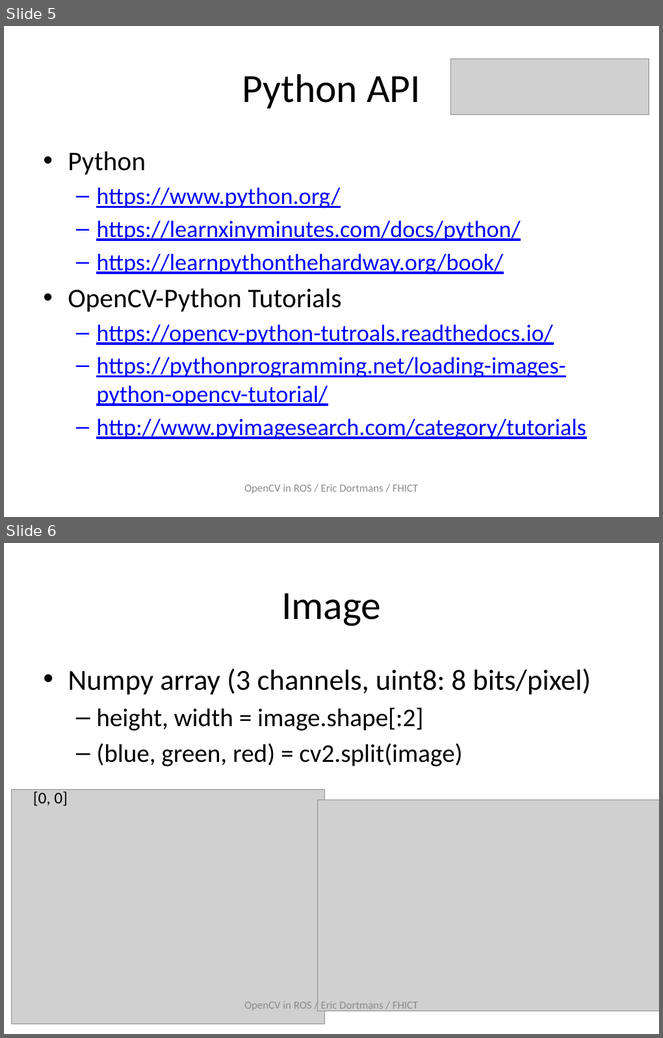
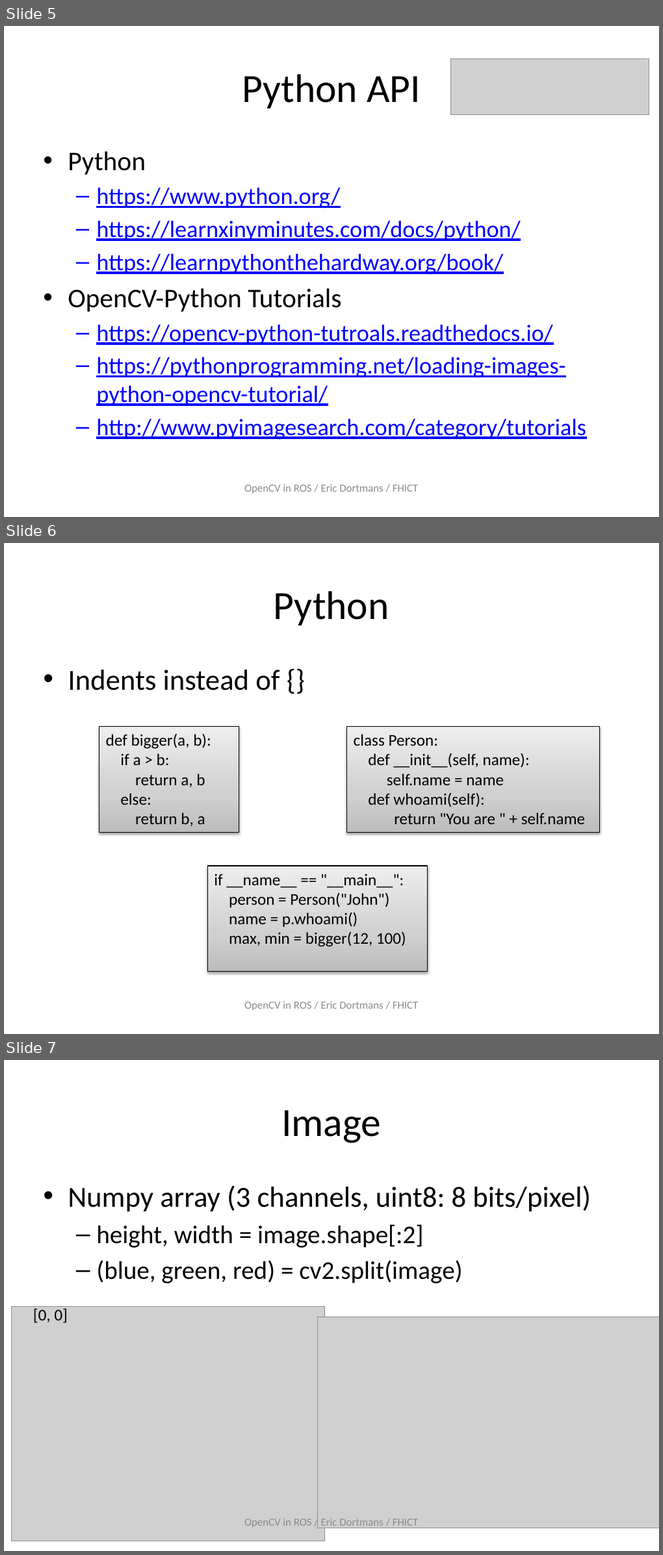
Before and after one commit to dortmans/ros_opencv, a slide deck: doc/ROS_OpenCV.pptx. Shown one above the other, each under a label of ours: slides 5 and 6 before the commit, slides 5, 6 and 7 after it. The pictures are 663x1038 and 663x1555 pixels, drawn with LibreOffice and Linux fonts; fonts in the diff are those of the drawing; grey boxes stand for pictures. Boxes give left, top, right and bottom in pixels: in the first picture for what was removed or moved away, otherwise in the second. Text is boxed around its words. In the diff, an @@ line names an element or a change of style, - is before the commit and + after.

```diff
--- a/doc/ROS_OpenCV.pptx
+++ b/doc/ROS_OpenCV.pptx
@@ slide 6 added at (4, 543, 659, 1034), background #FFFFFF @@
@@ title added at (274, 591, 389, 626), 44 pt, text #000000 @@
+Python
@@ text added at (68, 670, 280, 691), 32 pt, text #000000 @@
+• Indents instead of {}
@@ rectangle added at (100, 726, 239, 833), fill gradient #BDBDBD to #D1D1D1 to #EEEEEE, outline #000000 0.75 pt, 18 pt, text #000000 @@
+def bigger(a, b):
+if a > b:
+return a, b
+else:
+return b, a
@@ rectangle added at (347, 726, 600, 833), fill gradient #BDBDBD to #D1D1D1 to #EEEEEE, outline #000000 0.75 pt, 18 pt, text #000000 @@
+class Person:
+def __init__(self, name):
+self.name = name
+def whoami(self):
+return "You are " + self.name
@@ rectangle added at (207, 866, 427, 972), fill gradient #BDBDBD to #D1D1D1 to #EEEEEE, outline #000000 0.75 pt, 18 pt, text #000000 @@
+if __name__ == "__main__":
+person = Person("John")
+name = p.whoami()
+max, min = bigger(12, 100)
@@ text added at (244, 1001, 419, 1011), 12 pt, text #8C8C8C @@
+OpenCV in ROS / Eric Dortmans / FHICT
@@ what was slide 6 is now slide 7 @@
```
Also in this commit, not shown: 7 slides changed, 1 other slide added.
